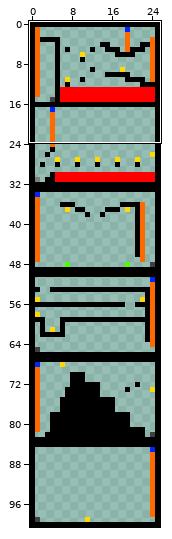
File history of a sprite sheet, Textures/mapTile.png. Above, an overview of the earlier version with the close-up marked.
Close-up. Before:
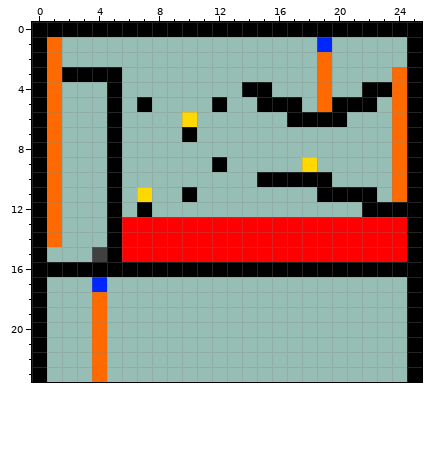
The file is 26x101 pixels. Pixels under 10% opacity are left out. Shown: x 0..25, y 0..23.
The result:
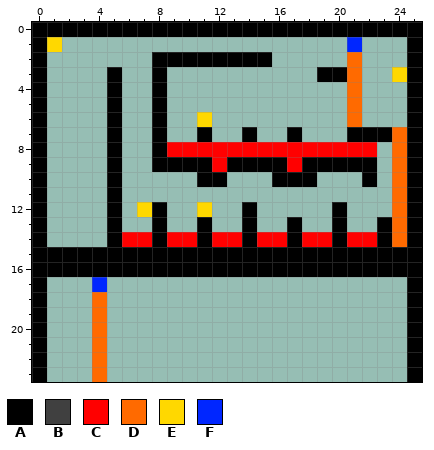
Palette (. is transparent): A #000000  B #404040  C #ff0000  D #ff6a00  E #ffd800  F #0026ff
Edits made:
@@ x 0..25 @@
  0 AAAAAAAAAAAAAAAAAAAAAAAAAA
- 1 AD.................F.....A
- 2 AD.................D.....A
- 3 ADAAAA.............D....DA
- 4 AD...A........AA...D..AADA
- 5 AD...A.A....A..AAA.DAAA.DA
- 6 AD...A....E......AAAA...DA
- 7 AD...A....A.............DA
- 8 AD...A..................DA
- 9 AD...A......A.....E.....DA
-10 AD...A.........AAAAA....DA
-11 AD...A.E..A........AAAA.DA
-12 AD...A.A..............AAAA
-13 AD...ACCCCCCCCCCCCCCCCCCCA
-14 AD...ACCCCCCCCCCCCCCCCCCCA
-15 A...BACCCCCCCCCCCCCCCCCCCA
+ 1 AE...................F...A
+ 2 A.......AAAAAAAA.....D...A
+ 3 A....A..A..........AAD..EA
+ 4 A....A..A............D...A
+ 5 A....A..A............D...A
+ 6 A....A..A..E.........D...A
+ 7 A....A..A..A..A..A...AAADA
+ 8 A....A..ACCCCCCCCCCCCCC.DA
+ 9 A....A..AAAACAAAACAAAAA.DA
+10 A....A.....AA...AAA...A.DA
+11 A....A..................DA
+12 A....A.EA..E..A.....A...DA
+13 A....A..A..A..A..A..A..ADA
+14 A....ACCACCACCACCACCACCADA
+15 AAAAAAAAAAAAAAAAAAAAAAAAAA
 16 AAAAAAAAAAAAAAAAAAAAAAAAAA
Pixel boxes of the changes (left, top, right, bottom) in both close-ups:
changed: (47, 37, 407, 262)
